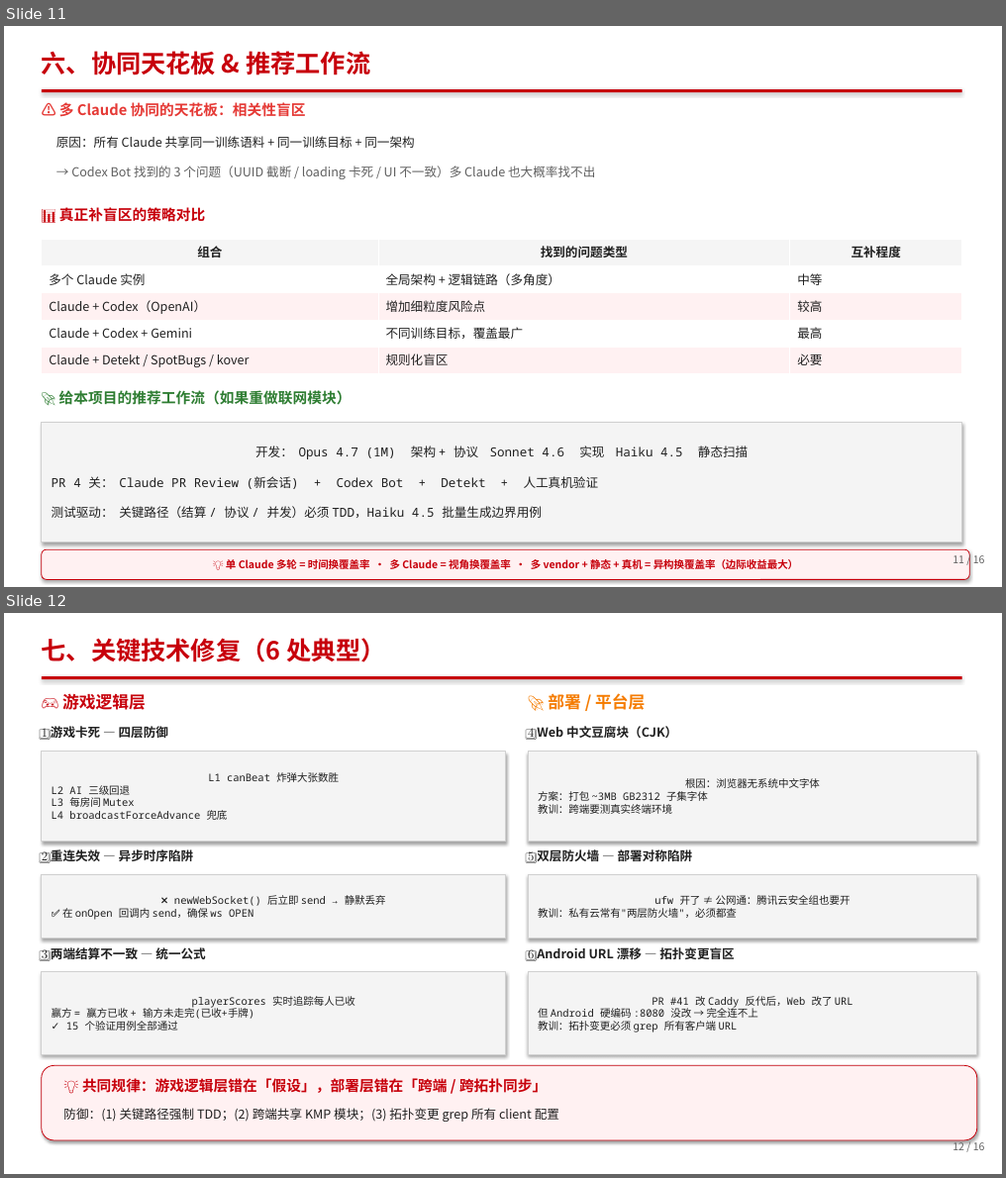
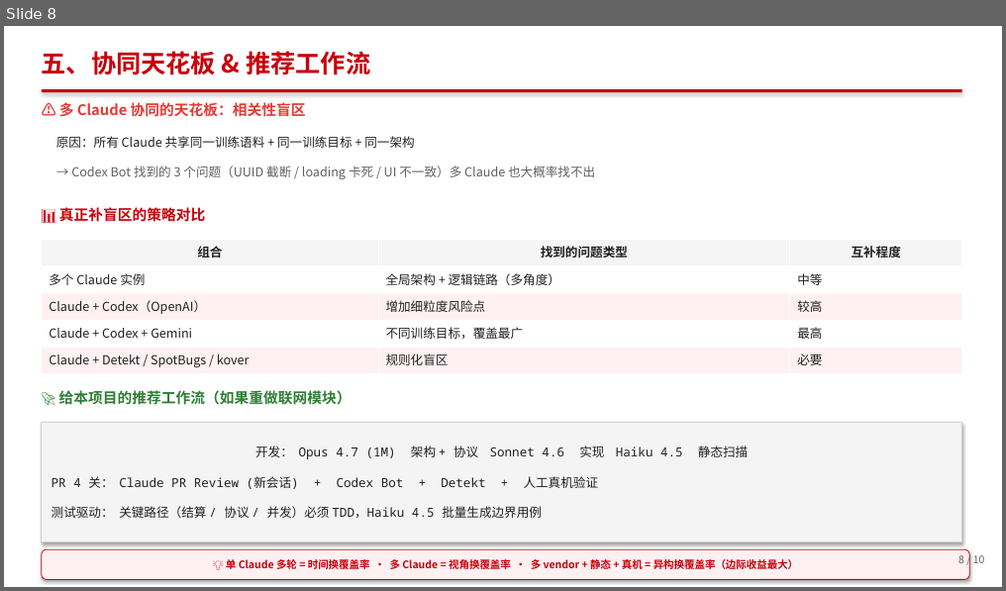
Before and after one commit to berming/AndroidAPP, a slide deck: docs/dev_summary.pptx. Shown one above the other, each under a label of ours: slides 11 and 12 before the commit, slide 8 after it. The pictures are 1006x1178 and 1006x591 pixels, drawn with LibreOffice and Linux fonts; fonts in the diff are those of the drawing. Boxes give left, top, right and bottom in pixels: in the first picture for what was removed or moved away, otherwise in the second. Text is boxed around its words. In the diff, an @@ line names an element or a change of style, - is before the commit and + after.

```diff
--- a/docs/dev_summary.pptx
+++ b/docs/dev_summary.pptx
@@ slide 12 removed at [4, 613, 1002, 1174], background #FFFFFF @@
@@ text removed at [42, 638, 386, 663] @@
-七、关键技术修复（6 处典型）
@@ rectangle removed at [42, 676, 962, 679] @@
@@ text removed at [62, 694, 146, 710] @@
-🎮 游戏逻辑层
@@ text removed at [548, 691, 645, 713] @@
-🚀 部署 / 平台层
@@ text removed at [42, 724, 168, 741] @@
-1️⃣ 游戏卡死 — 四层防御
@@ text removed at [528, 726, 677, 740] @@
-4️⃣ Web 中文豆腐块（CJK）
@@ rectangle removed at [42, 752, 506, 842] @@
-L1 canBeat 炸弹大张数胜
-L2 AI 三级回退
-L3 每房间 Mutex
-L4 broadcastForceAdvance 兜底
@@ rectangle removed at [528, 752, 977, 842] @@
-根因：浏览器无系统中文字体
-方案：打包 ~3MB GB2312 子集字体
-教训：跨端要测真实终端环境
@@ text removed at [42, 850, 194, 863] @@
-2️⃣ 重连失效 — 异步时序陷阱
@@ text removed at [528, 850, 693, 863] @@
-5️⃣ 双层防火墙 — 部署对称陷阱
@@ rectangle removed at [42, 875, 506, 939] @@
-❌ newWebSocket() 后立即 send → 静默丢弃
-✅ 在 onOpen 回调内 send，确保 ws OPEN
@@ rectangle removed at [528, 875, 977, 939] @@
-ufw 开了 ≠ 公网通：腾讯云安全组也要开
-教训：私有云常有"两层防火墙"，必须都查
@@ text removed at [42, 948, 205, 961] @@
-3️⃣ 两端结算不一致 — 统一公式
@@ text removed at [528, 945, 735, 961] @@
-6️⃣ Android URL 漂移 — 拓扑变更盲区
@@ rectangle removed at [42, 972, 506, 1055] @@
-playerScores 实时追踪每人已收
-赢方 = 赢方已收 + 输方未走完(已收+手牌)
-✓ 15 个验证用例全部通过
@@ rectangle removed at [528, 972, 977, 1055] @@
-PR #41 改 Caddy 反代后，Web 改了 URL
-但 Android 硬编码 :8080 没改 → 完全连不上
-教训：拓扑变更必须 grep 所有客户端 URL
@@ rounded rectangle removed at [42, 1065, 977, 1141] @@
@@ text removed at [82, 1078, 547, 1093] @@
-💡 共同规律：游戏逻辑层错在「假设」，部署层错在「跨端 / 跨拓扑同步」
@@ text removed at [63, 1108, 559, 1122] @@
-防御：(1) 关键路径强制 TDD；(2) 跨端共享 KMP 模块；(3) 拓扑变更 grep 所有 client 配置
@@ text removed at [952, 1140, 985, 1154] @@
-12 / 16
@@ what was slide 11 is now slide 8 @@
@@ slide 8 changed as well @@
@@ text at [42, 51, 370, 76]: text changed @@
-六、协同天花板 & 推荐工作流
+五、协同天花板 & 推荐工作流
@@ text at [958, 556, 985, 564]: text changed @@
-11 / 16
+8 / 10
```
Also in this commit, not shown: 9 other slides changed, 5 other slides removed, 1 other file.
